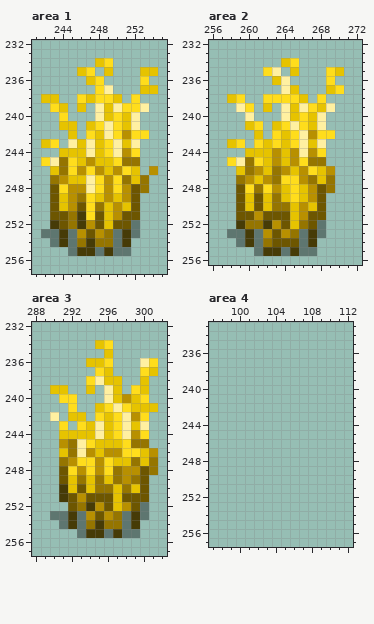
Two versions of one pixel-art file, src/concept/sprite/plants.aseprite. Above, as it was before the edit.
512x512 pixels, 1 frame. Colours within 5 levels of each other are drawn and written as one. Shown: area 1: x 241..255, y 232..257; area 2: x 256..272, y 232..256; area 3: x 288..302, y 232..257; area 4: x 97..112, y 233..257. The commit also changed other parts of the picture, which this record leaves out.
The same view after the edit:
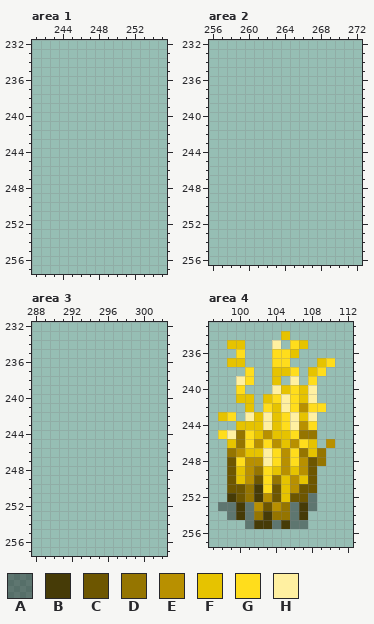
Palette (. is transparent): A #00000060  B #463b07  C #6d5600  D #957500  E #b89000  F #e6c300  G #ffdd1c  H #fff0a1
Difference:
Area 1, layer "Layer 1":
y 234: x 248..249 FG -> ..
y 235: x 246..247 FG -> ..; x 249 F -> .; x 253..254 FF -> ..
y 236: x 247..248 FG -> ..; x 253 G -> .
y 237: x 248..249 GH -> ..; x 253..254 FF -> ..
y 238: x 242..243 FF -> ..; x 246..250 GFGGF -> .....; x 252 G -> .
y 239: x 243..244 GF -> ..; x 246 F -> .; x 248..253 HFHGGH -> ......
y 240: x 244 G -> .; x 248..252 HFGFH -> .....
y 241: x 244..245 FF -> ..; x 247..252 FGHGFH -> ......
y 242: x 245 F -> .; x 247..253 GFHGEGG -> .......
y 243: x 242..243 FG -> ..; x 245..252 HFHFGHFH -> ........
y 244: x 244..252 FFFHFGHEG -> .........
y 245: x 242..252 GHDGFEFFGDD -> ...........
y 246: x 243..252 FDGEGEFEGF -> ..........; x 254 E -> .
y 247: x 243..253 DEFFHGEGDFD -> ...........
y 248: x 243..253 CGEEHGEGECD -> ...........
y 249: x 243..252 CFEDGFEFEC -> ..........
y 250: x 243..252 CFECGDFEFC -> ..........
y 251: x 243..252 CCDBGCFECC -> ..........
y 252: x 243..252 BCDBECFCCA -> ..........
y 253: x 242..252 AABAECEDABA -> ...........
y 254: x 243..251 ABADBDDAB -> .........
y 255: x 245..251 ABBABAA -> .......
Area 2, layer "Layer 1":
y 234: x 264..265 FG -> ..
y 235: x 262..263 GH -> ..; x 265 F -> .; x 269..270 GF -> ..
y 236: x 263..264 FH -> ..; x 269 G -> .
y 237: x 264..265 HF -> ..; x 269..270 FG -> ..
y 238: x 258..259 FG -> ..; x 262..266 GGGGF -> .....; x 268 G -> .
y 239: x 259..260 HG -> ..; x 262 F -> .; x 264..269 HFHGFH -> ......
y 240: x 260 H -> .; x 264..268 HFGFH -> .....
y 241: x 260..261 FG -> ..; x 263..268 FGHGFH -> ......
y 242: x 261 F -> .; x 263..269 GFGHEGG -> .......
y 243: x 258..259 FG -> ..; x 261..268 GFGFGHFH -> ........
y 244: x 260..268 FFFEFEHEG -> .........
y 245: x 258..268 GHDGFEFEGDD -> ...........
y 246: x 259..269 FDEFDEFEGFE -> ...........
y 247: x 259..269 DEFEDGGEDFD -> ...........
y 248: x 259..269 CGDGEFGFECD -> ...........
y 249: x 259..268 CFCFDFGFEC -> ..........
y 250: x 259..268 CFCFDDFEFC -> ..........
y 251: x 259..268 CCECCCFECC -> ..........
y 252: x 259..268 BDDBECFDCA -> ..........
y 253: x 258..268 AABAECEDABA -> ...........
y 254: x 259..267 ABADCCCAB -> .........
y 255: x 261..267 ABBABAA -> .......
Area 3, layer "Layer 1":
y 234: x 295..296 FG -> ..
y 235: x 296 F -> .
y 236: x 294..296 FFG -> ...; x 300..301 HG -> ..
y 237: x 295..296 GF -> ..; x 300..301 GF -> ..
y 238: x 294..297 GHFF -> ....; x 300 F -> .
y 239: x 290..291 FF -> ..; x 294 F -> .; x 296..297 HF -> ..; x 299..300 GF -> ..
y 240: x 291..292 GG -> ..; x 296..300 HFEFG -> .....
y 241: x 292 G -> .; x 295..301 FGHGFFF -> .......
y 242: x 290 H -> .; x 292..293 FF -> ..; x 295..300 GFGHEG -> ......
y 243: x 291 G -> .; x 293..300 GFHFGHFH -> ........
y 244: x 291..300 FFFFHFGHEG -> ..........
y 245: x 291..300 EDHGFFFGDD -> ..........
y 246: x 291..301 FDHEFEEGGFE -> ...........
y 247: x 291..301 DEGGEGFFDFD -> ...........
y 248: x 291..301 CGEGEGDEECD -> ...........
y 249: x 291..300 CFDFDFDEDC -> ..........
y 250: x 291..300 BFCFDDFDFC -> ..........
y 251: x 291..300 BCECCCFCCC -> ..........
y 252: x 292..300 CDBECFECA -> .........
y 253: x 290..300 AABAECEDABA -> ...........
y 254: x 291..299 ABADBDDAB -> .........
y 255: x 293..299 ABBABAA -> .......
Area 4, layer "Layer 1":
y 234: x 105 . -> F
y 235: x 99..100 .. -> FF; x 104 . -> H; x 106..107 .. -> GF
y 236: x 100 . -> G; x 104..106 ... -> GGF
y 237: x 99..100 .. -> FF; x 104..105 .. -> GG; x 109..110 .. -> FG
y 238: x 101 . -> G; x 104..106 ... -> FFG; x 108..109 .. -> FG
y 239: x 100..101 .. -> HG; x 104 . -> F; x 106 . -> H; x 108 . -> G
y 240: x 100 . -> G; x 104..108 ..... -> HFGFH
y 241: x 100..101 .. -> FF; x 103..108 ...... -> FGHGFH
y 242: x 101 . -> F; x 103..109 ....... -> GFHGEGG
y 243: x 98..99 .. -> FG; x 101..108 ........ -> HFHFGHFH
y 244: x 100..108 ......... -> FFFHFGHEG
y 245: x 98..108 ........... -> GHDGFEFFGDD
y 246: x 99..108 .......... -> FDGEGEFEGF; x 110 . -> E
y 247: x 99..109 ........... -> DEFFHGEGDFD
y 248: x 99..109 ........... -> CGEEHGEGECD
y 249: x 99..108 .......... -> CFEDGFEFEC
y 250: x 99..108 .......... -> CFECGDFEFC
y 251: x 99..108 .......... -> CCDBGCFECC
y 252: x 99..108 .......... -> BCDBECFCCA
y 253: x 98..108 ........... -> AABAECEDABA
y 254: x 99..107 ......... -> ABADBDDAB
y 255: x 101..107 ....... -> ABBABAA
Pixel boxes of the changes (left, top, right, bottom) in both pictures:
erased: (41, 58, 158, 256)
erased: (227, 58, 344, 256)
erased: (50, 340, 158, 538)
added: (218, 331, 335, 529)
